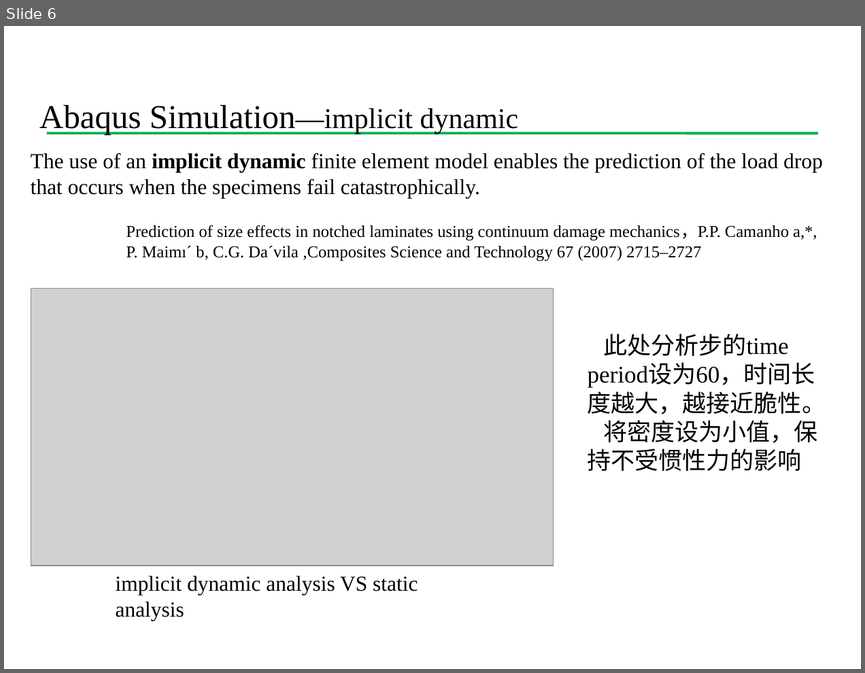
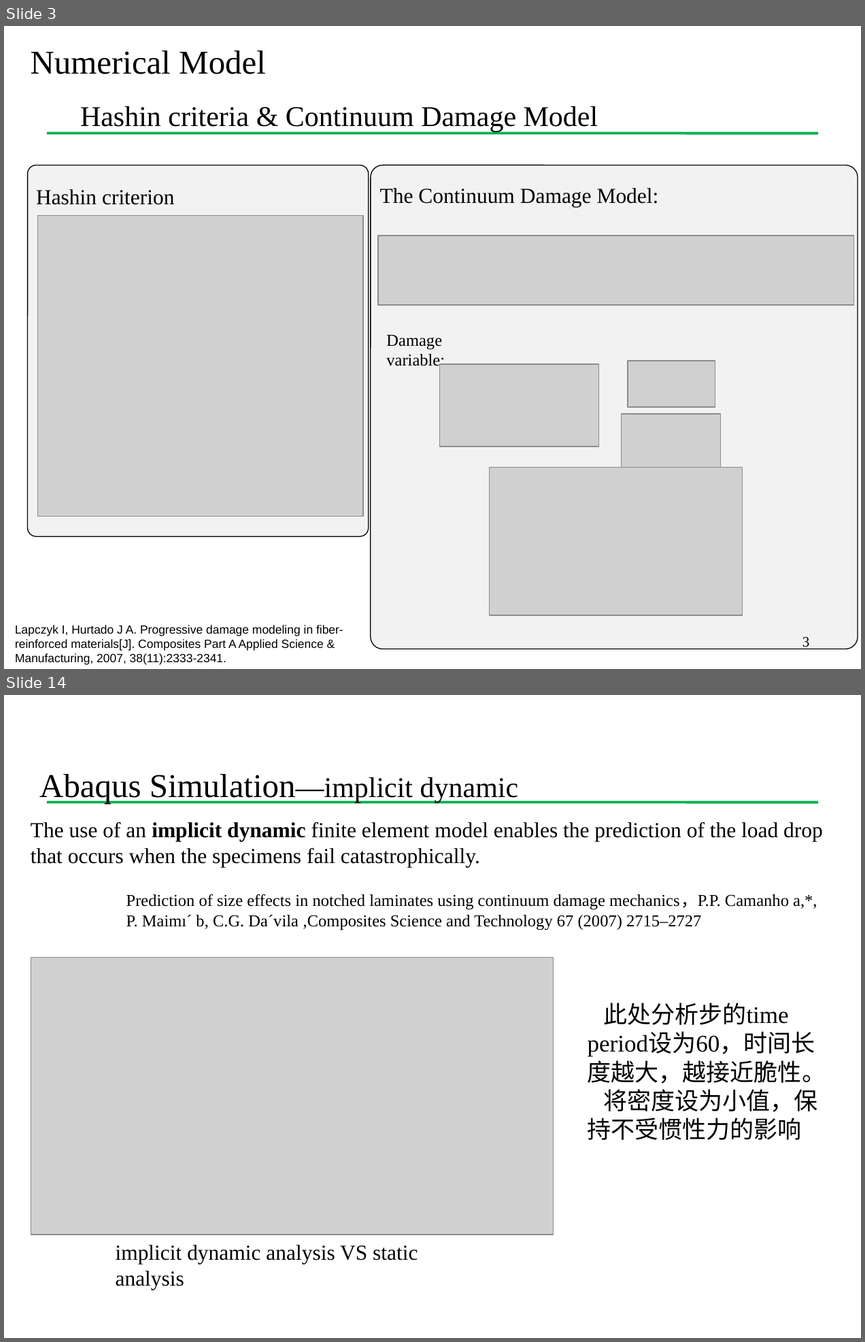
Before and after one commit to Chu2015/UMAThashinlinear4, a slide deck: 组会报告/组会20180110.pptx. Shown one above the other, each under a label of ours: slide 6 before the commit, slides 3 and 14 after it; the slides between them are not shown. The pictures are 865x673 and 865x1342 pixels, drawn with LibreOffice and Linux fonts; fonts in the diff are those of the drawing; grey boxes stand for pictures; background and template pictures are left out. Boxes give left, top, right and bottom in pixels: in the first picture for what was removed or moved away, otherwise in the second. Text is boxed around its words. In the diff, an @@ line names an element or a change of style, - is before the commit and + after.

```diff
--- a/组会报告/组会20180110.pptx
+++ b/组会报告/组会20180110.pptx
@@ slide 3 added at [4,26,861,669], background #FFFFFF; not listed: 1 template element that a slide beside it also shows @@
@@ text added at [31,50,598,132], 24 pt, text #000000 @@
+  Numerical Model
+  Hashin criteria & Continuum Damage Model
@@ rounded rectangle added at [28,165,369,536], fill #F2F2F2, outline #000000 0.75 pt @@
@@ rounded rectangle added at [371,165,857,648], fill #F2F2F2, outline #000000 0.75 pt @@
@@ text added at [380,188,659,208], 18 pt, text #000000 @@
+The Continuum Damage Model:
@@ text added at [36,189,175,205], 18 pt, text #000000 @@
+Hashin criterion
@@ picture added at [37,215,363,516] @@
@@ picture added at [379,235,854,305] @@
@@ text added at [386,335,445,369], 14 pt, text #000000 @@
+Damage variable:
@@ picture added at [439,363,598,446] @@
@@ picture added at [628,360,715,406] @@
@@ picture added at [621,414,720,467] @@
@@ picture added at [489,467,742,616] @@
@@ text added at [15,624,343,665], 10 pt, text #000000 @@
+Lapczyk I, Hurtado J A. Progressive damage modeling in fiber-reinforced materials[J]. Composites Part A Applied Science & Manufacturing, 2007, 38(11):2333-2341.
@@ page number added at [802,637,809,649], 12 pt, text #000000 @@
+3
@@ what was slide 6 is now slide 14 @@
```
Also in this commit, not shown: 5 slides changed, 8 other slides added, 2 other files.
